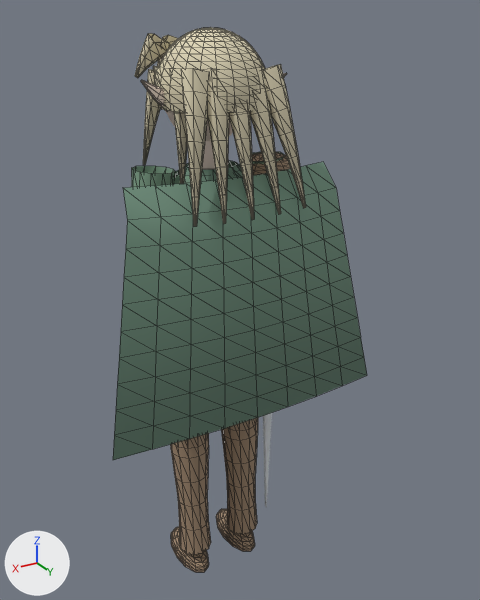
A saved change to the glTF model assets/game/all/chr_all_adventurer.glb.
Before and after are seen from a camera (50 mm lens) standing at (0.885, 3.566, -20.572) and looking at (-0.071, 1.973, -21.368). Arrows for +X, +Y and +Z are at lower left; the lights stay in place. The picture after the commit comes second. Mesh edges are drawn as thin lines on the coarser meshes.

The older version as bpy lines, for what is in view:
```python
me_mesh_3 = bpy.data.meshes.new('Mesh_3')
me_mesh_3.from_pydata(...)  # 797 vertices, 1418 faces; spans x -0.172..0.172, y 1.752..2.158, z -21.059..-20.603
me_mesh_3.materials.append(mat_chr_hair)
me_mesh_4 = bpy.data.meshes.new('Mesh_4')
me_mesh_4.from_pydata(...)  # 528 vertices, 888 faces; spans x -0.275..0.275, y 1.748..2.115, z -21.832..-20.945
me_mesh_4.materials.append(mat_chr_cloth)
me_mesh_5 = bpy.data.meshes.new('Mesh_5')
me_mesh_5.from_pydata(...)  # 131 vertices, 192 faces; spans x -0.432..0.432, y 1.826..2.192, z -21.641..-20.956
me_mesh_5.materials.append(mat_chr_trim)
ob_cloth = bpy.data.objects.new('cloth', me_mesh_4)
ob_cloth.location = (0.0, 0.0, 0.0)
ob_hair = bpy.data.objects.new('hair', me_mesh_3)
ob_hair.location = (0.0, 0.0, 0.0)
ob_trim = bpy.data.objects.new('trim', me_mesh_5)
ob_trim.location = (0.0, 0.0, 0.0)
# also in view: 'leather' at (-0.003, 1.918, -21.64)
```
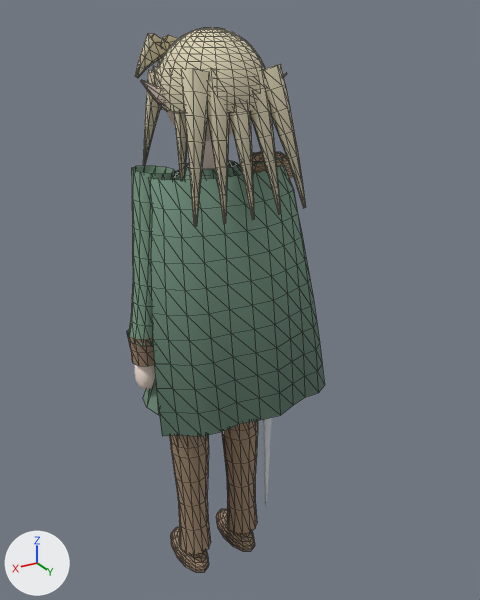
What differs and where, as boxes [x1, y1, x2, y2] in the pictures (480 x 600 px):
```json
{"object": "trim", "change": "reshaped", "before": [113, 160, 367, 460], "after": [149, 160, 324, 436], "on screen": "31% narrower, 8% shorter"}
{"part": 1, "of": "me_mesh_5", "change": "rebuilt", "before": [113, 162, 367, 460], "after": [149, 164, 324, 436], "on screen": "31% narrower, 9% shorter"}
{"object": "cloth", "change": "unchanged, uncovered by the edit", "before": [132, 152, 284, 187], "after": [128, 152, 284, 415]}
```

Scene script edits in JSON lines:
```json
{"block": "me_mesh_5", "where": "# used by ob_trim; location = (0.0, 0.0, 0.0)"}
{"op": "remove", "block": "me_mesh_5", "code": "me_mesh_5.from_pydata(...)  # 131 vertices, 192 faces; spans x -0.432..0.432, y 1.826..2.192, z -21.641..-20.956"}
{"op": "add", "block": "me_mesh_5", "code": "me_mesh_5.from_pydata(...)  # 153 vertices, 232 faces; spans x -0.276..0.276, y 1.826..2.216, z -21.641..-20.956"}
{"block": "me_mesh_5", "change": "me_mesh_5 part 1: the loose piece of 99 vertices spanning x -0.432..0.432, y 2.047..2.192, z -21.641..-20.961 is rebuilt with 121 vertices and now spans x -0.276..0.276, y 1.975..2.216, z -21.641..-20.961"}
```
